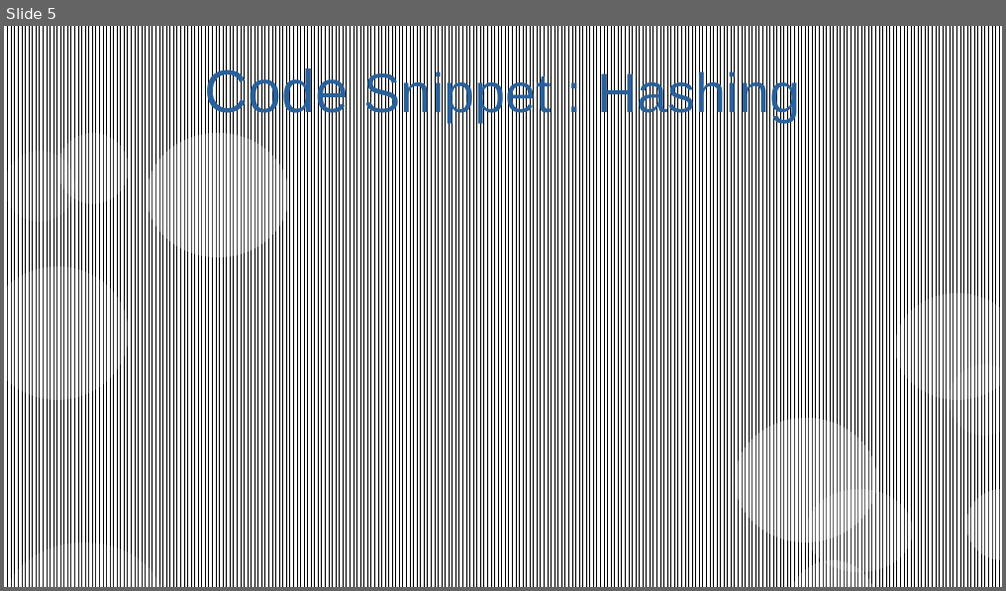
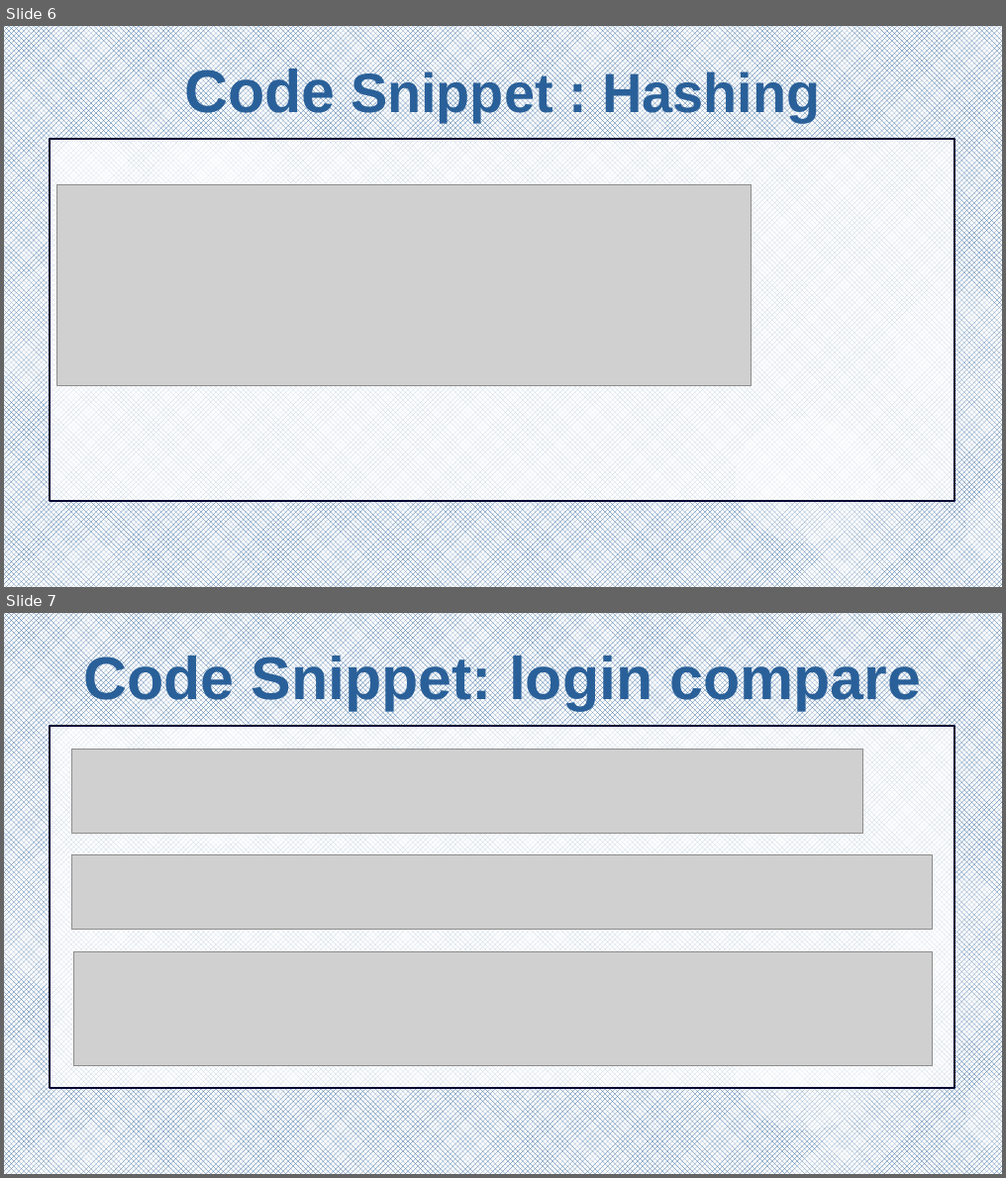
Before and after one commit to CodecoolGlobal/freestyle-mern-project-react-lillitaz, a slide deck: präsentation/CrudeMovieDb-PP.odp. Shown one above the other, each under a label of ours: slide 5 before the commit, slides 6 and 7 after it. The pictures are 1006x591 and 1006x1178 pixels, drawn with LibreOffice and Linux fonts; fonts in the diff are those of the drawing; grey boxes stand for pictures. Boxes give left, top, right and bottom in pixels: in the first picture for what was removed or moved away, otherwise in the second. Text is boxed around its words. In the diff, an @@ line names an element or a change of style, - is before the commit and + after.

```diff
--- a/präsentation/CrudeMovieDb-PP.odp
+++ b/präsentation/CrudeMovieDb-PP.odp
@@ slide 7 added at [4,613,1002,1174], background #FFFFFF; not listed: 12 template elements that a slide beside it also shows @@
@@ title added at [84,652,921,711], 48 pt, text #2A6099, bold @@
+Code Snippet: login compare
@@ rectangle added at [50,726,954,1088], fill #FFFFFF at 70% opacity, outline #000032 1.42 pt @@
@@ picture added at [72,749,863,834] @@
@@ picture added at [72,855,933,930] @@
@@ picture added at [74,953,933,1065] @@
@@ what was slide 5 is now slide 6 @@
@@ slide 6 changed as well @@
@@ rectangle at [4,26,1002,587]: fill pattern #000000 on #FFFFFF to pattern #2A6099 on #FFFFFF @@
@@ title "Code Snippet : Hashing" at [184,65,820,124]: bold on @@
@@ rectangle added at [50,139,954,501], fill #FFFFFF at 70% opacity, outline #000032 1.42 pt @@
@@ picture added at [57,184,751,386] @@
```
Also in this commit, not shown: 5 other slides changed, 1 other slide added, 1 slide removed, 2 other files.
